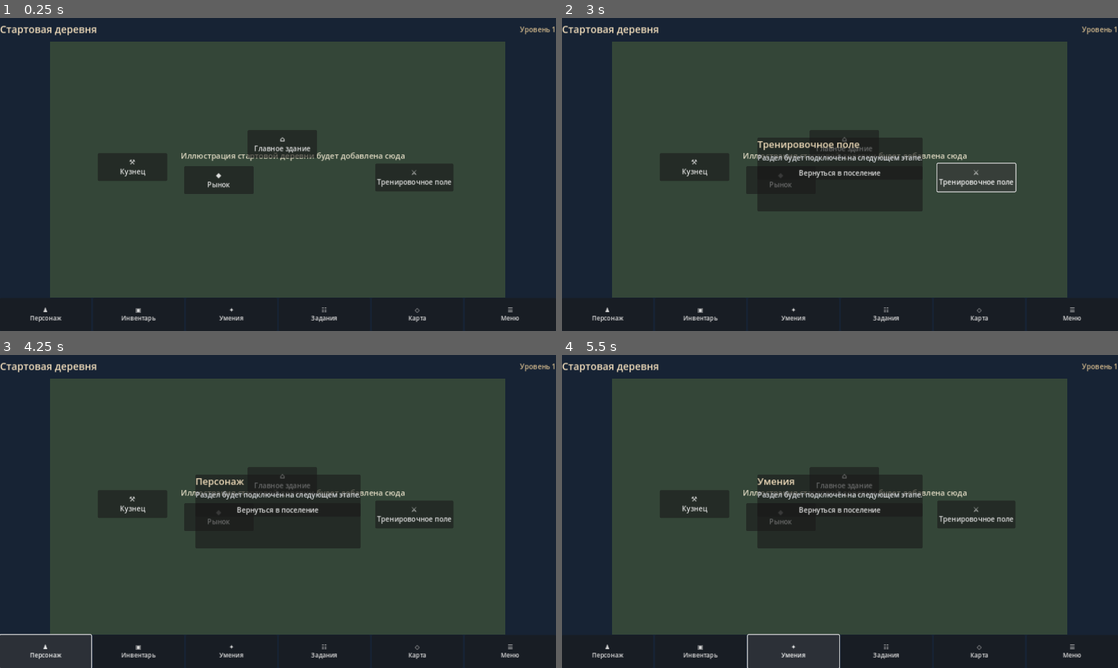
Above: before the commit, frames 1-4 (two rows, left to right).
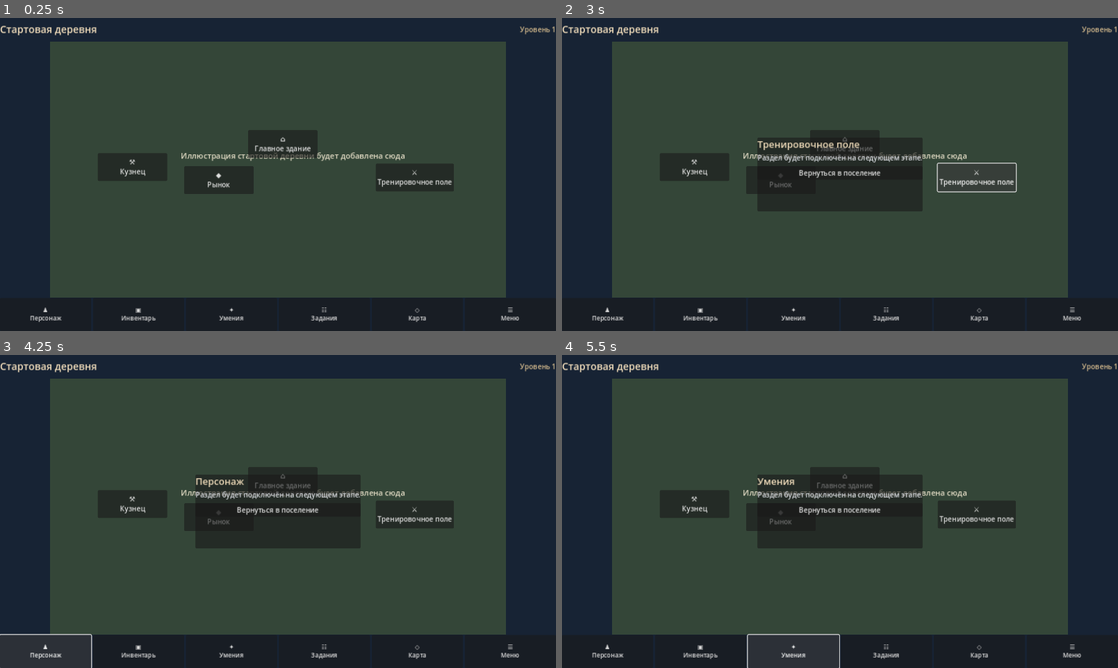
Above: after the commit, the same moments.

Repository: Archoniou1987/Battle-of-Artheon
Game: Godot game, scene res://scenes/main/main.tscn
Same seed, same stepped clock (60 frames per second), same inputs: the game is played once before the commit and once after it.
Inputs:
- Up to frame 1 (0.25 s): no input
- Up to frame 2 (3 s): click "⚒ Кузнец" at 0.5 s; click "◆ Рынок" at 1.25 s; click "⌂ Главное здание" at 2 s; click "⚔ Тренировочное поле" at 2.75 s
- Up to frame 3 (4.25 s): click "♟ Персонаж" at 3.5 s
- Up to frame 4 (5.5 s): click "▣ Инвентарь" at 4.25 s; click "✦ Умения" at 5 s

The runs differ from the first frame. In frame 1, 0.3% of the frame differs, in the area x 44-91%, y 7-90%; in frame 2, 0.3%; in frame 3, 0.2%; in frame 4, 0.2%.

Commit message:
Match approved village artwork dimensions and fix popup sizing

Diff:
--- a/scenes/main/main.gd
+++ b/scenes/main/main.gd
@@ -1,8 +1,8 @@
 extends Control
 
 const LOCATION_NAME := "Стартовая деревня"
-const IMAGE_PATH := "res://assets/locations/starting_village.png"
-const DESIGN_SIZE := Vector2(1648.0, 928.0)
+const IMAGE_PATH := "res://assets/locations/starting_village.jpg"
+const DESIGN_SIZE := Vector2(1672.0, 941.0)
 const MOBILE_RATIO := 1.65
 const SERVICES := [
 	{"name": "Кузнец", "symbol": "⚒", "position": Vector2(0.18, 0.49)},
@@ -30,7 +30,6 @@
 var dragging := false
 var drag_origin := Vector2.ZERO
 var drag_offset := 0.0
-var dragged := false
 
 
 func _ready() -> void:
@@ -113,6 +112,7 @@
 	popup = PanelContainer.new()
 	popup.visible = false
 	popup.custom_minimum_size = Vector2(340, 170)
+	popup.set_anchors_and_offsets_preset(Control.PRESET_CENTER)
 	add_child(popup)
 	var contents := VBoxContainer.new()
 	popup.add_child(contents)
@@ -192,6 +192,7 @@
 		_add_debug_button("Отладочная карта", "res://scenes/debug/debug_map_viewer.tscn")
 		_add_debug_button("Отладочный бой", "res://scenes/debug/debug_combat_viewer.tscn")
 	popup.visible = true
+	popup.reset_size()
 	popup.position = (size - popup.size) * 0.5
 
 
